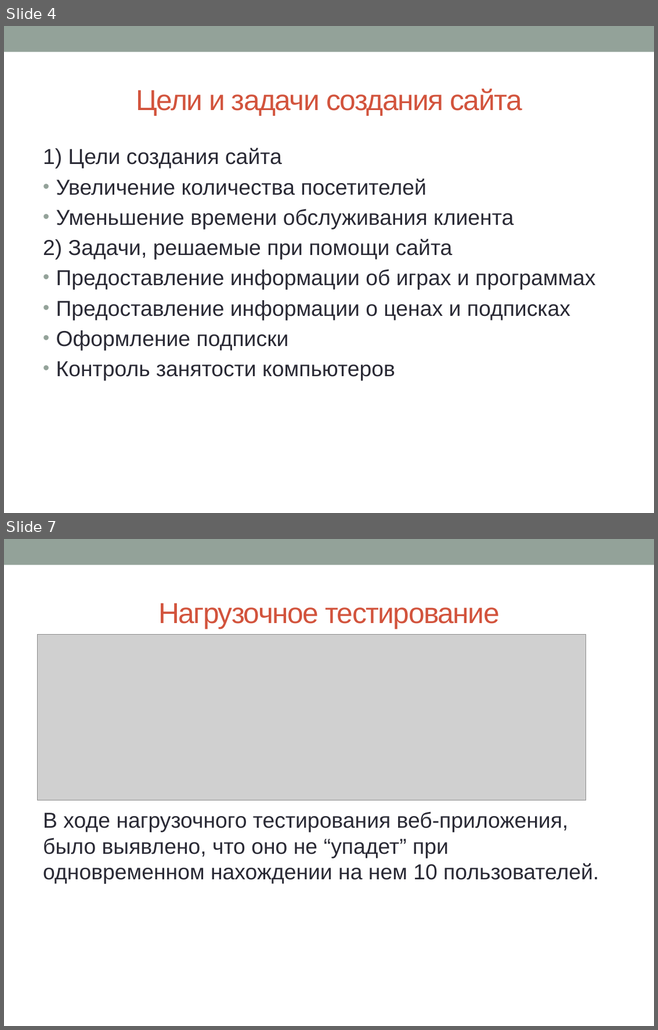
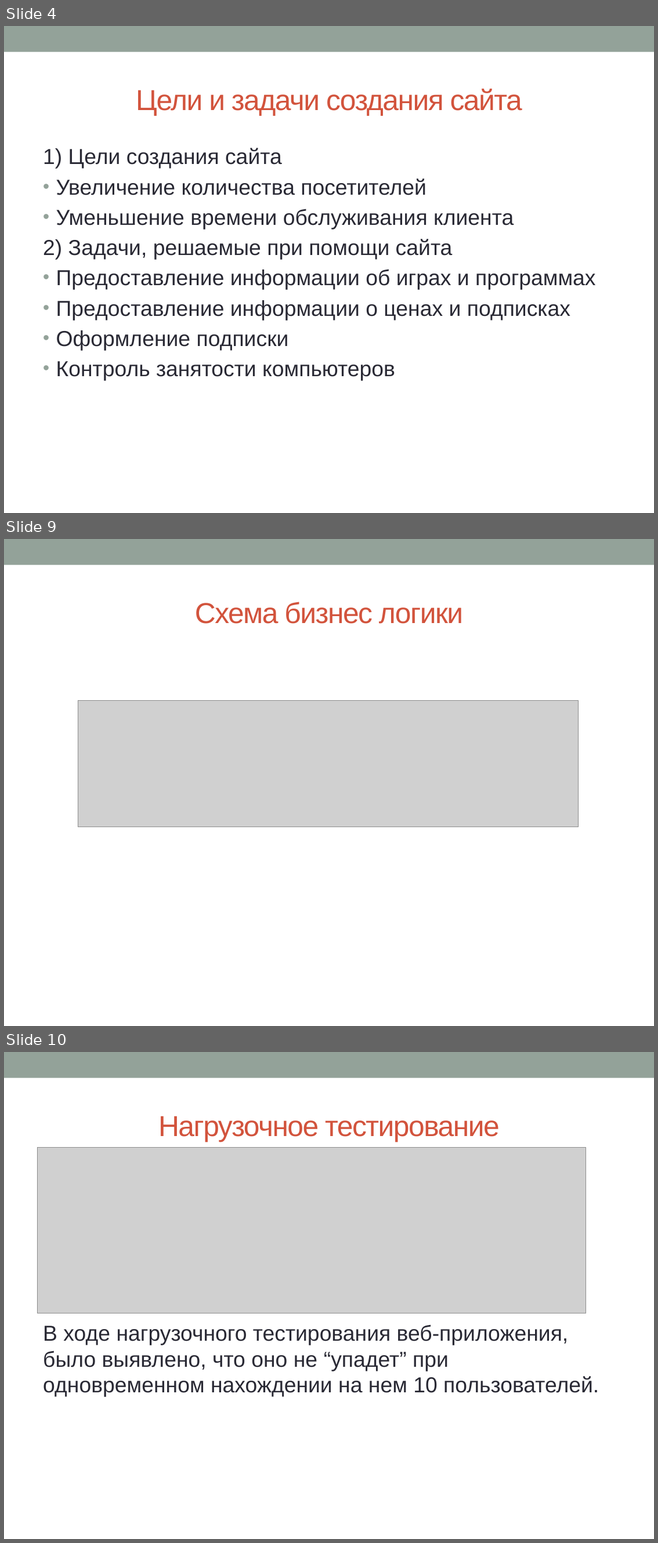
Before and after one commit to sergienkoaleksandr/-, a slide deck: Документы/Презентация.pptx. Shown one above the other, each under a label of ours: slides 4 and 7 before the commit, slides 4, 9 and 10 after it; the slides between them are not shown. The pictures are 658x1030 and 658x1543 pixels, drawn with LibreOffice and Linux fonts; fonts in the diff are those of the drawing; grey boxes stand for pictures. Boxes give left, top, right and bottom in pixels: in the first picture for what was removed or moved away, otherwise in the second. Text is boxed around its words. In the diff, an @@ line names an element or a change of style, - is before the commit and + after.

```diff
--- a/Документы/Презентация.pptx
+++ b/Документы/Презентация.pptx
@@ slide 9 added at (4,539,654,1026), background #FFFFFF; not listed: 1 template element that a slide beside it also shows @@
@@ title added at (195,602,463,624), 32 pt, text #D2533C @@
+Схема бизнес логики
@@ picture added at (78,701,578,827) @@
@@ what was slide 7 is now slide 10 @@
```
Also in this commit, not shown: 2 slides changed, 2 other slides added.
